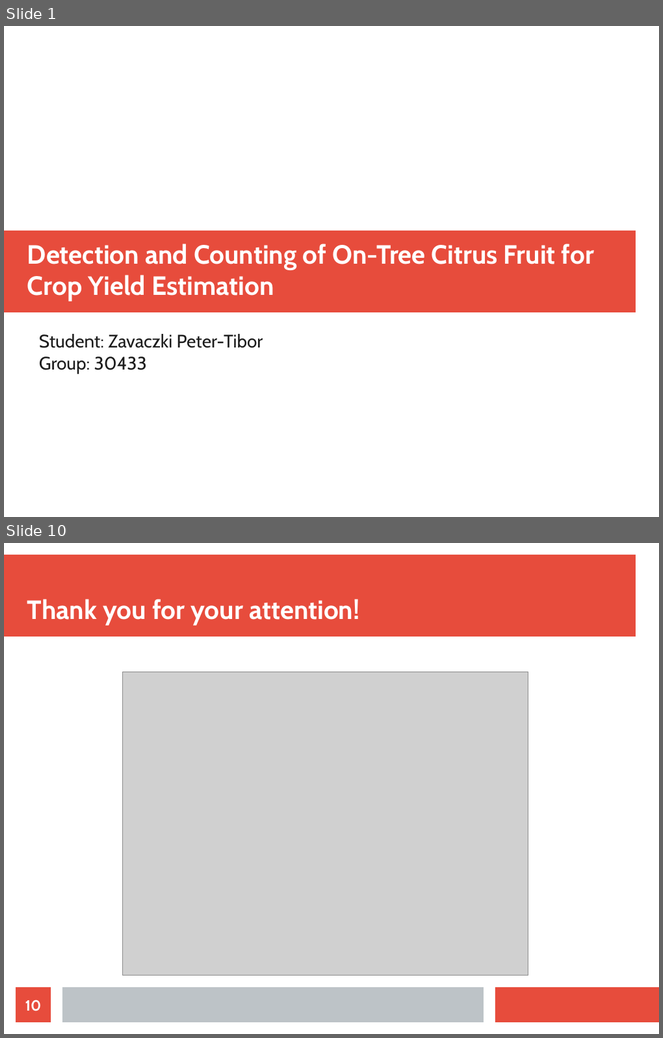
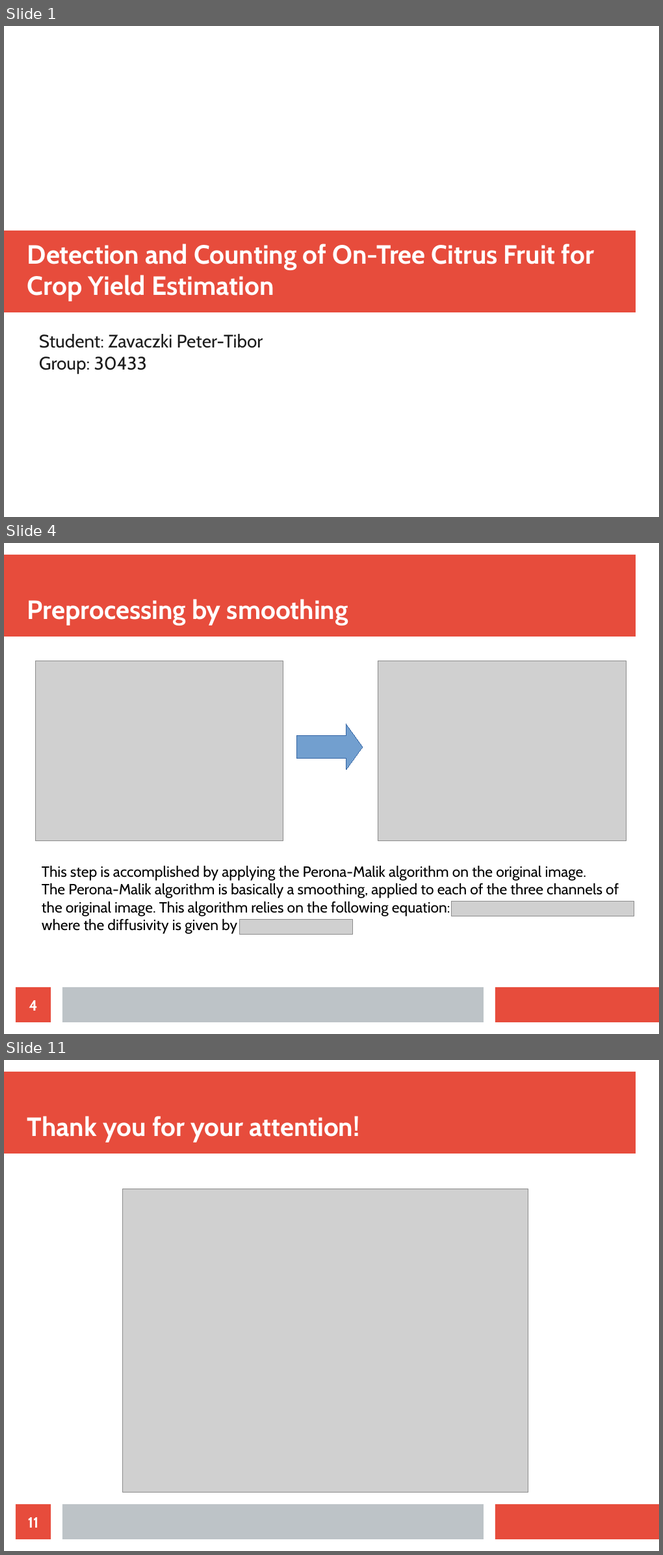
Before and after one commit to bloopeti/IP_OrangeDetection, a slide deck: Documents/Presentation.odp. Shown one above the other, each under a label of ours: slides 1 and 10 before the commit, slides 1, 4 and 11 after it; the slides between them are not shown. The pictures are 663x1038 and 663x1555 pixels, drawn with LibreOffice and Linux fonts; fonts in the diff are those of the drawing; grey boxes stand for pictures. Boxes give left, top, right and bottom in pixels: in the first picture for what was removed or moved away, otherwise in the second. Text is boxed around its words. In the diff, an @@ line names an element or a change of style, - is before the commit and + after.

```diff
--- a/Documents/Presentation.odp
+++ b/Documents/Presentation.odp
@@ slide 4 added at (4, 543, 659, 1034), background #FFFFFF; not listed: 3 template elements that a slide beside it also shows @@
@@ title added at (27, 599, 348, 626), 32 pt, text #FFFFFF, bold @@
+Preprocessing by smoothing
@@ picture added at (35, 661, 284, 841) @@
@@ picture added at (378, 661, 627, 841) @@
@@ right arrow added at (297, 724, 363, 770), fill #729FCF, outline #3465A4 0 pt @@
@@ text added at (42, 866, 619, 934), 18 pt, text #000000 @@
+This step is accomplished by applying the Perona-Malik algorithm on the original image.
+The Perona-Malik algorithm is basically a smoothing, applied to each of the three channels of
+the original image. This algorithm relies on the following equation:
+where the diffusivity is given by
@@ picture added at (452, 902, 634, 916) @@
@@ picture added at (239, 920, 353, 935) @@
@@ page number added at (16, 988, 51, 1023), fill #E74C3C, 18 pt, text #FFFFFF, bold @@
+4
@@ what was slide 10 is now slide 11 @@
@@ page number at (28, 1518, 39, 1528): text changed @@
-10
+11
```
Also in this commit, not shown: 1 slide changed, 7 other slides added, 7 slides removed, 8 other files.
